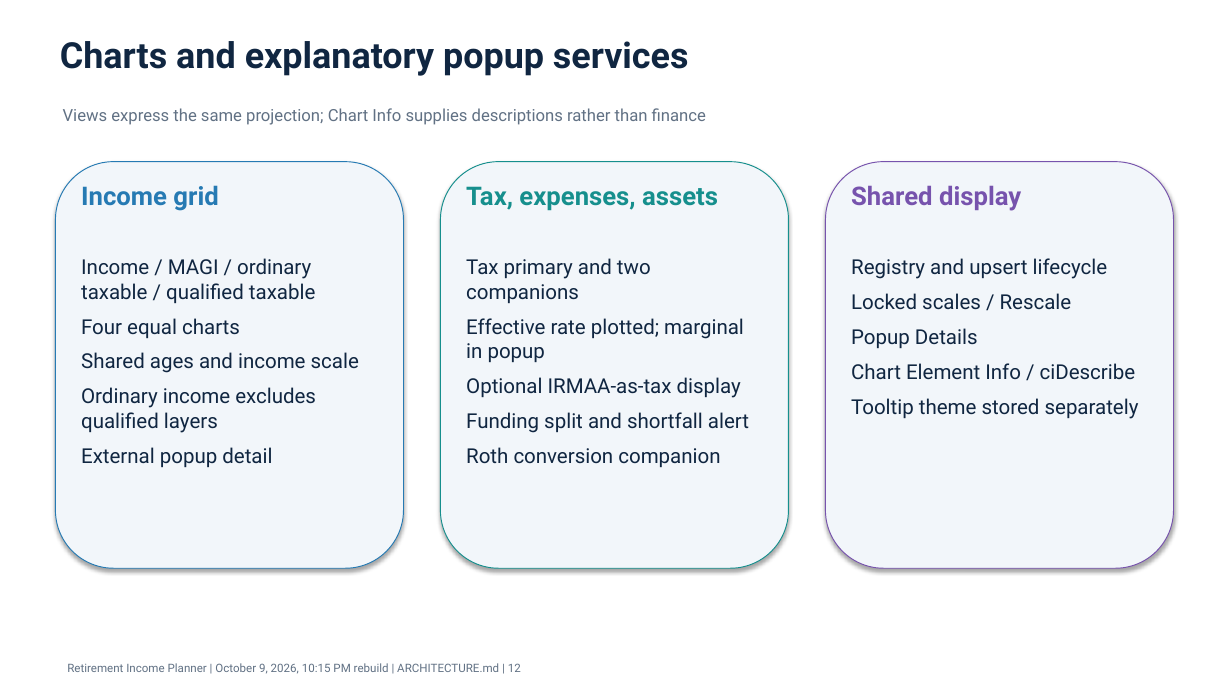
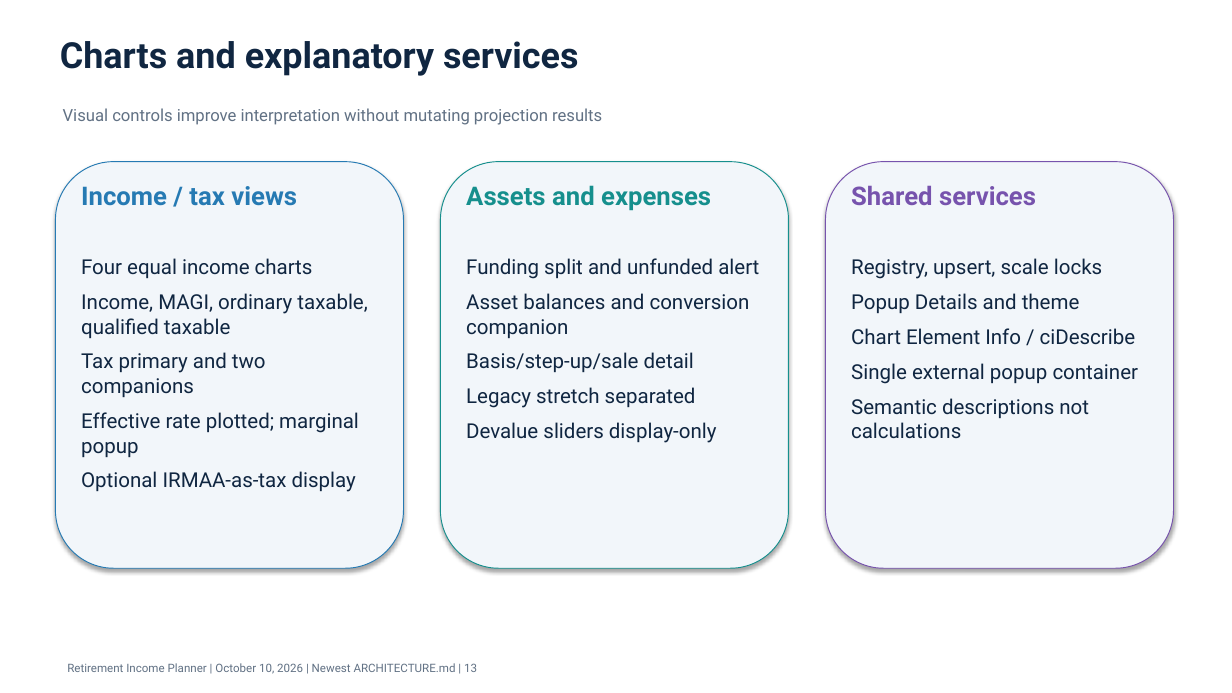
Before and after one commit to howardc64/retirefin, a slide deck: slide 13 of docs/retirement_income_planner_architecture.pptx (slide 12 before the commit). Drawn at 1232x693 pixels with LibreOffice and Linux fonts; fonts in the diff are those of the drawing. Boxes give left, top, right and bottom in pixels: in the first picture for what was removed or moved away, otherwise in the second. Text is boxed around its words. In the diff, an @@ line names an element or a change of style, - is before the commit and + after.

```diff
--- a/docs/retirement_income_planner_architecture.pptx
+++ b/docs/retirement_income_planner_architecture.pptx
@@ text at bbox=[60, 41, 579, 76]: text changed @@
-Charts and explanatory popup services
+Charts and explanatory services
@@ text at bbox=[63, 108, 602, 125]: text changed @@
-Views express the same projection; Chart Info supplies descriptions rather than finance
+Visual controls improve interpretation without mutating projection results
@@ text at bbox=[81, 186, 297, 206]: text changed @@
-Income grid
+Income / tax views
@@ text at bbox=[466, 185, 711, 211]: text changed @@
-Tax, expenses, assets
+Assets and expenses
@@ text at bbox=[851, 185, 1036, 205]: text changed @@
-Shared display
+Shared services
@@ text at bbox=[81, 258, 367, 492]: text changed @@
-Income / MAGI / ordinary taxable / qualified taxable
-Four equal charts
-Shared ages and income scale
-Ordinary income excludes qualified layers
-External popup detail
+Four equal income charts
+Income, MAGI, ordinary taxable, qualified taxable
+Tax primary and two companions
+Effective rate plotted; marginal popup
+Optional IRMAA-as-tax display
@@ text at bbox=[466, 258, 759, 443]: text changed @@
-Tax primary and two companions
-Effective rate plotted; marginal in popup
-Optional IRMAA-as-tax display
-Funding split and shortfall alert
-Roth conversion companion
+Funding split and unfunded alert
+Asset balances and conversion companion
+Basis/step-up/sale detail
+Legacy stretch separated
+Devalue sliders display-only
@@ text at bbox=[851, 258, 1102, 313]: text changed @@
-Registry and upsert lifecycle
-Locked scales / Rescale
-Popup Details
+Registry, upsert, scale locks
+Popup Details and theme
@@ text at bbox=[851, 398, 1089, 439]: text changed @@
-Tooltip theme stored separately
+Single external popup container
+Semantic descriptions not calculations
@@ text at bbox=[67, 663, 477, 674]: text changed @@
-Retirement Income Planner | October 9, 2026, 10:15 PM rebuild | ARCHITECTURE.md | 12
+Retirement Income Planner | October 10, 2026 | Newest ARCHITECTURE.md | 13
```
Also in this commit, not shown: 7 other slides changed, 7 slides added, 7 slides removed, 9 other files.
